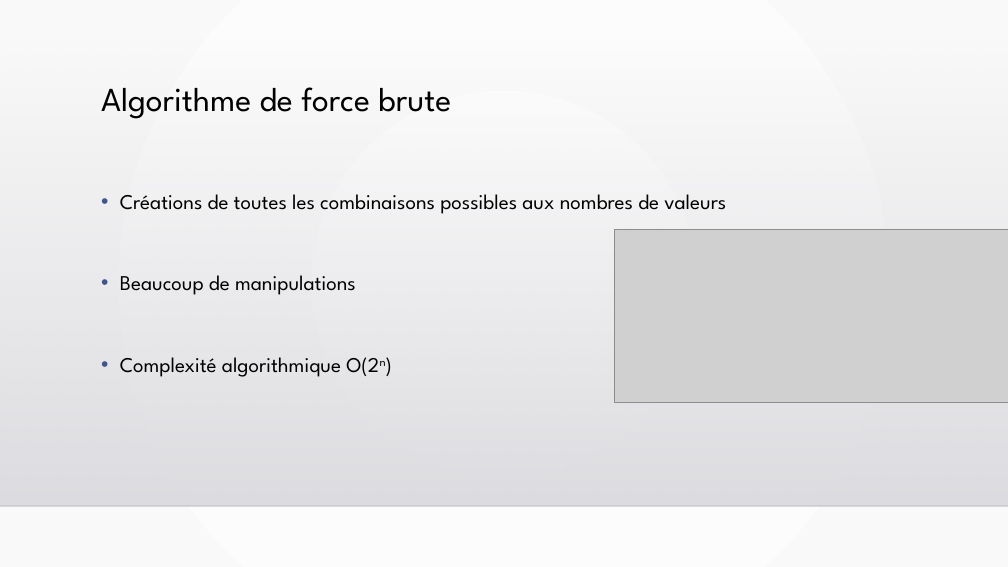
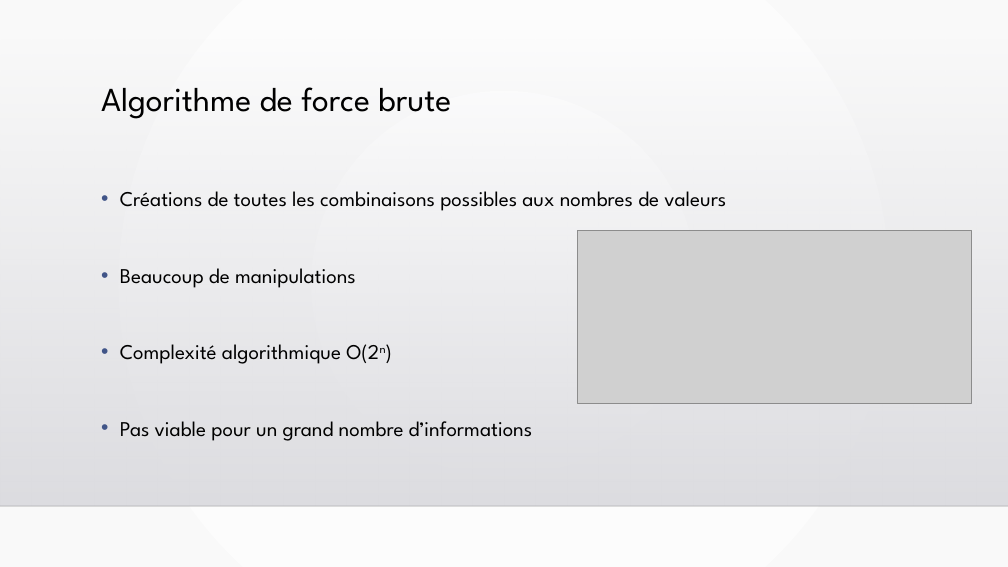
Before and after one commit to Nathroma/P7_Algorithmes_Python, a slide deck: slide 6 of Projet n°7.pptx. Drawn at 1008x567 pixels with LibreOffice and Linux fonts; fonts in the diff are those of the drawing; grey boxes stand for pictures; background and template pictures are left out. Boxes give left, top, right and bottom in pixels: in the first picture for what was removed or moved away, otherwise in the second. Text is boxed around its words. In the diff, an @@ line names an element or a change of style, - is before the commit and + after.

```diff
--- a/Projet n°7.pptx
+++ b/Projet n°7.pptx
@@ text at (x1=120, y1=191, x2=726, y2=364): line spacing 1.2 to 1.1 @@
@@ picture moved from (x1=614, y1=229, x2=1008, y2=402) to (x1=578, y1=231, x2=972, y2=404) @@
@@ text at (x1=120, y1=421, x2=533, y2=441): paragraph added @@
+• Pas viable pour un grand nombre d’informations
```
Also in this commit, not shown: 2 other slides changed.
